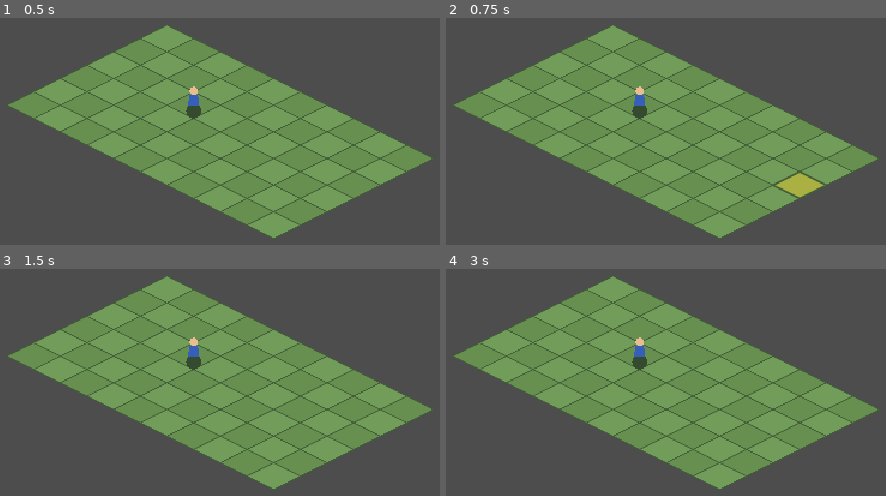
Above: before the commit, frames 1-4 (two rows, left to right).
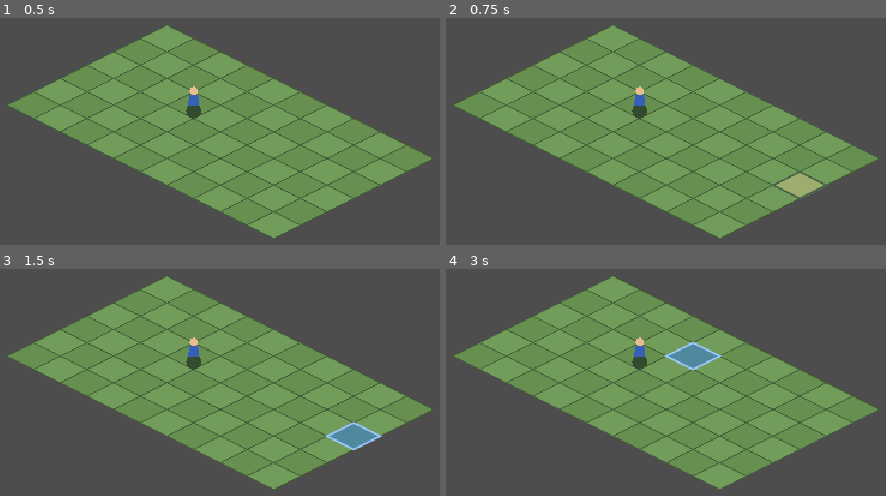
Above: after the commit, the same moments.

Repository: janionlima/tacticalrpg
Game: Godot game, scene res://main.tscn
Two runs of this game, one before a commit and one after it. Both use one fixed random seed, a clock stepped at 60 frames per second and the inputs below. The project has no main scene, so this scene is started directly.
Inputs (mouse positions are in pixels of both pictures, inside the frame that each line leads up to):
- Up to frame 1 (0.5 s): no input
- Up to frame 2 (0.75 s): tap Enter at 0.5 s; move the mouse to (789, 179) at 0.52 s; click (789, 179) at 0.67 s
- Up to frame 3 (1.5 s): tap Space at 1.25 s; move the mouse to (8, 475) at 1.27 s; click (8, 475) at 1.42 s
- Up to frame 4 (3 s): tap Enter at 2 s; move the mouse to (692, 352) at 2.02 s; click (692, 352) at 2.17 s; tap Space at 2.75 s; move the mouse to (outside the picture) at 2.77 s; click (outside the picture) at 2.92 s

Frame 1 is identical in both runs. In frame 2, 0.7% of the frame differs, in the area x 73-87%, y 66-80%; in frame 3, 0.9%; in frame 4, 0.9%, in the area x 49-63%, y 31-45%.

Commit message:
detectar casa sob o mouse

Diff:
--- a/main.gd
+++ b/main.gd
@@ -9,11 +9,15 @@
 const MAP_ORIGIN = Vector2(480,75)
 
 var hovered_cell = Vector2i(-1,-1)
+var selected_cell = Vector2i(-1,-1)
+var unit_cell = Vector2i(3,2)
+var unit_selected = false
 
 func _draw() -> void:
 	draw_battlefield()
+	draw_selected_tile()
 	draw_hovered_tile()
-	draw_unit(Vector2i(3,2))
+	draw_unit(unit_cell)
 
 func grid_to_screen(cell: Vector2i) -> Vector2:
 	var screen_x = (cell.x - cell.y) * TILE_WIDTH / 2.0
@@ -127,3 +131,41 @@
 		2.0,
 		true
 		)
+
+func draw_selected_tile():
+	if selected_cell.x < 0:
+		return
+
+	var center = grid_to_screen(selected_cell)
+
+	var points = PackedVector2Array([
+		center + Vector2(0, -TILE_HEIGHT/2.0),
+		center + Vector2(TILE_WIDTH/2.0, 0),
+		center + Vector2(0, TILE_HEIGHT/2.0),
+		center + Vector2(-TILE_WIDTH/2.0, 0)
+		])
+
+	draw_colored_polygon(points, Color(0.2, 0.5, 1.0, 0.45))
+
+	draw_polyline(
+		PackedVector2Array([
+			points[0],
+			points[1],
+			points[2],
+			points[3],
+			points[0],
+			]),
+		Color("#9cc9ff"),
+		2.0,
+		true
+		)
+
+func _unhandled_input(event: InputEvent) -> void:
+	if event is InputEventMouseButton:
+		if event.button_index == MOUSE_BUTTON_LEFT and event.pressed:
+			var mouse_pos = get_local_mouse_position()
+			var cell = screen_to_grid(mouse_pos)
+
+			if cell.x >= 0 and cell.x < MAP_WIDTH and cell.y >= 0 and cell.y < MAP_HEIGHT:
+				selected_cell = cell
+				queue_redraw()
